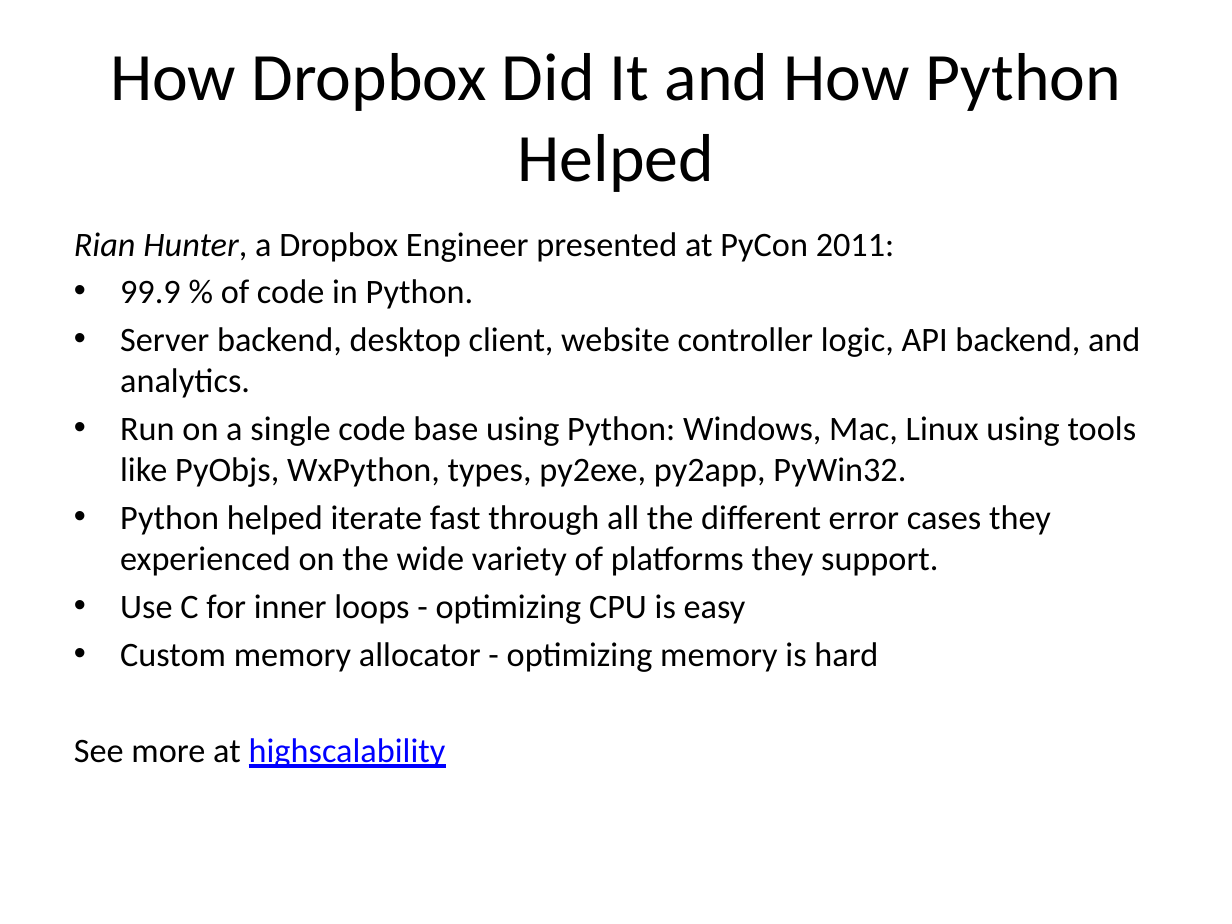
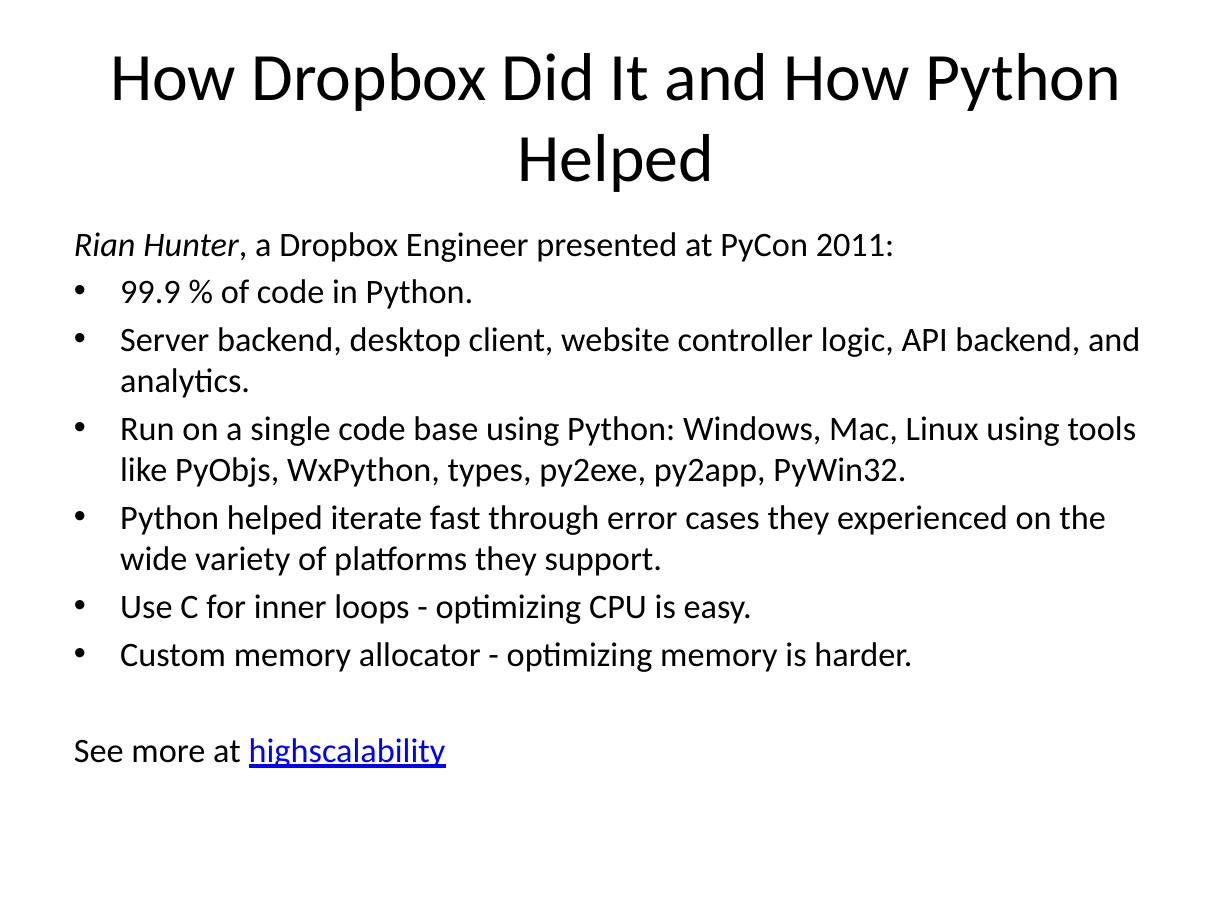
Before and after one commit to yoavram/Py4Eng, a slide deck: slide 19 of docs/Introduction to Python.pptx. Drawn at 1232x924 pixels with LibreOffice and Linux fonts; fonts in the diff are those of the drawing. Boxes give left, top, right and bottom in pixels: in the first picture for what was removed or moved away, otherwise in the second. Text is boxed around its words. In the diff, an @@ line names an element or a change of style, - is before the commit and + after.

```diff
--- a/docs/Introduction to Python.pptx
+++ b/docs/Introduction to Python.pptx
@@ text at box(120, 505, 1106, 672): text changed @@
-• Python helped iterate fast through all the different error cases they experienced on the wide variety of platforms they support.
-• Use C for inner loops - optimizing CPU is easy
-• Custom memory allocator - optimizing memory is hard
+• Python helped iterate fast through error cases they experienced on the wide variety of platforms they support.
+• Use C for inner loops - optimizing CPU is easy.
+• Custom memory allocator - optimizing memory is harder.
```
Also in this commit, not shown: 4 other slides changed, 1 slide added.
